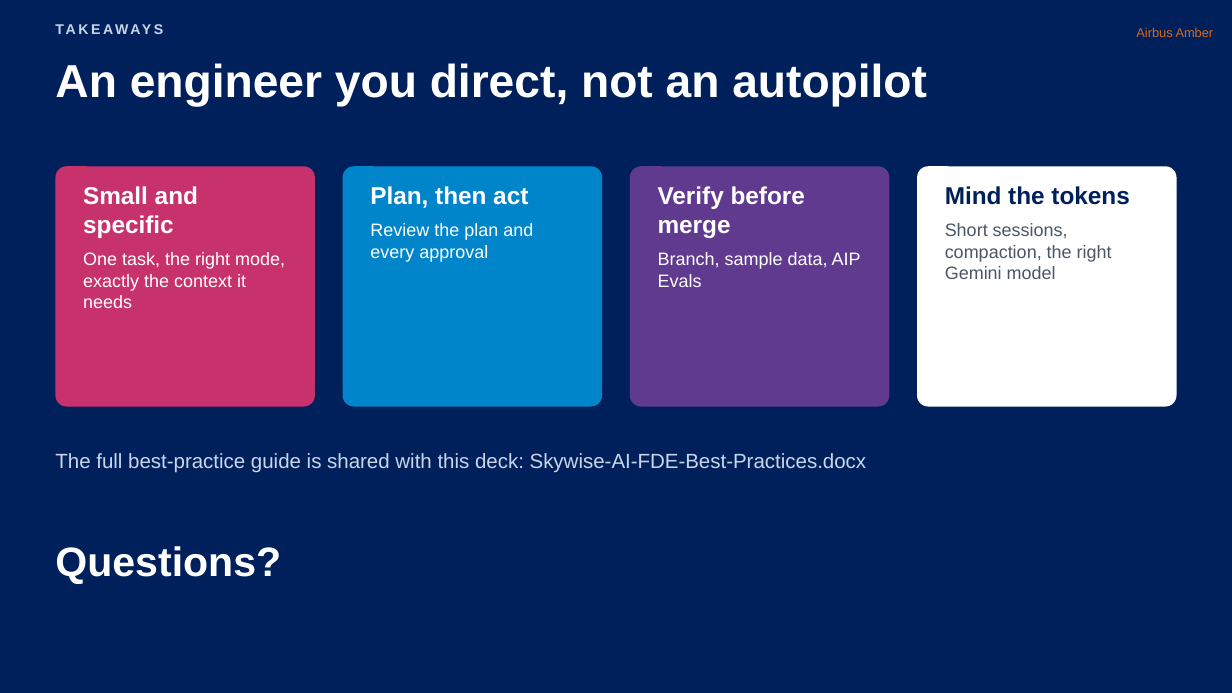
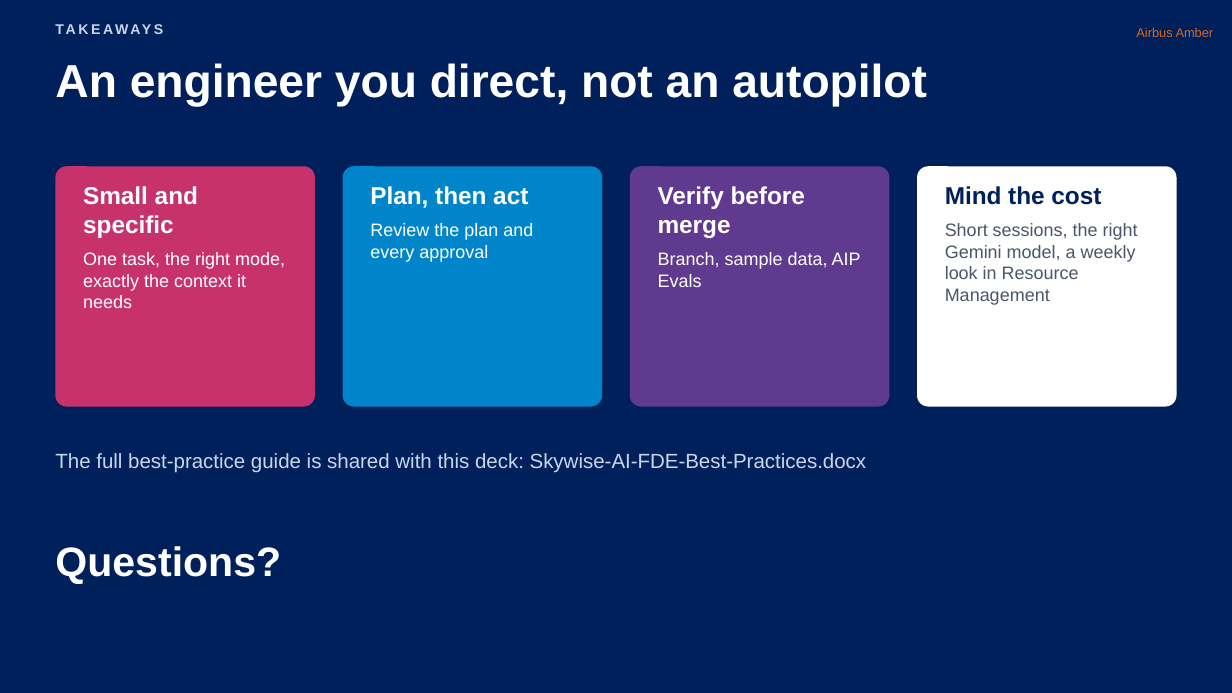
Before and after one commit to nithinram97/archify, a slide deck: slide 13 of erm-migration/skywise-ai-fde/Skywise-AI-FDE-Best-Practices.pptx (slide 12 before the commit). Drawn at 1232x693 pixels with LibreOffice and Linux fonts; fonts in the diff are those of the drawing. Boxes give left, top, right and bottom in pixels: in the first picture for what was removed or moved away, otherwise in the second. Text is boxed around its words. In the diff, an @@ line names an element or a change of style, - is before the commit and + after.

```diff
--- a/erm-migration/skywise-ai-fde/Skywise-AI-FDE-Best-Practices.pptx
+++ b/erm-migration/skywise-ai-fde/Skywise-AI-FDE-Best-Practices.pptx
@@ text at box(945, 186, 1138, 305): text changed @@
-Mind the tokens
-Short sessions, compaction, the right Gemini model
+Mind the cost
+Short sessions, the right Gemini model, a weekly look in Resource Management
```
Also in this commit, not shown: 1 other slide changed, 1 slide added, 3 other files.
